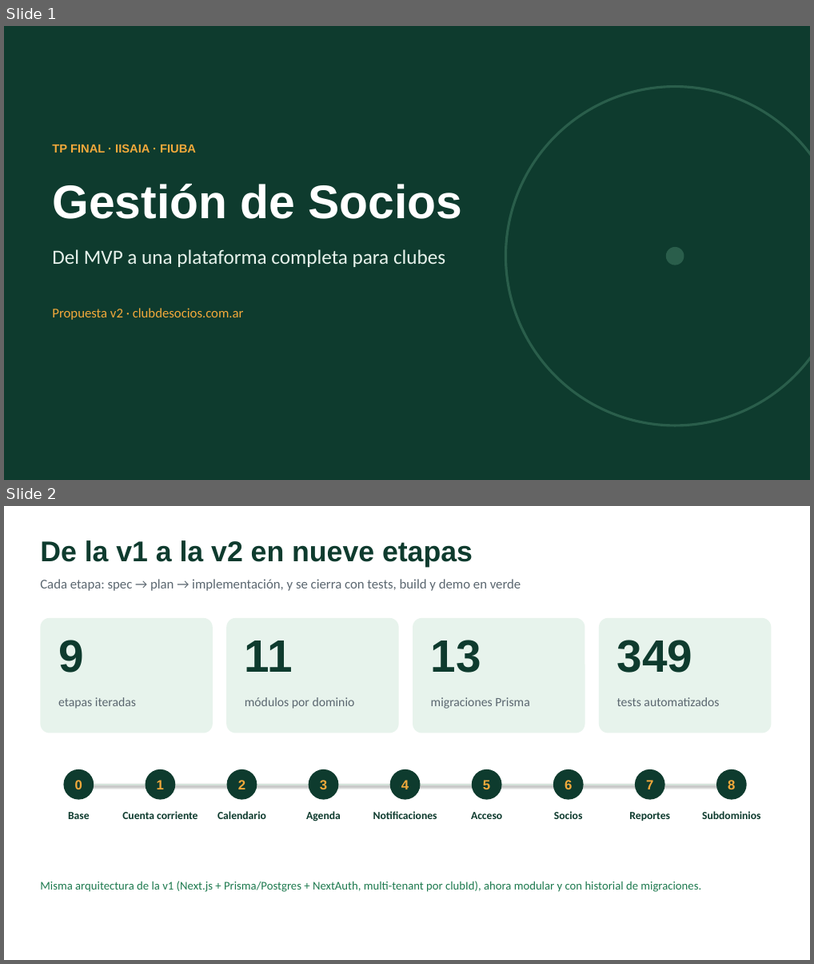
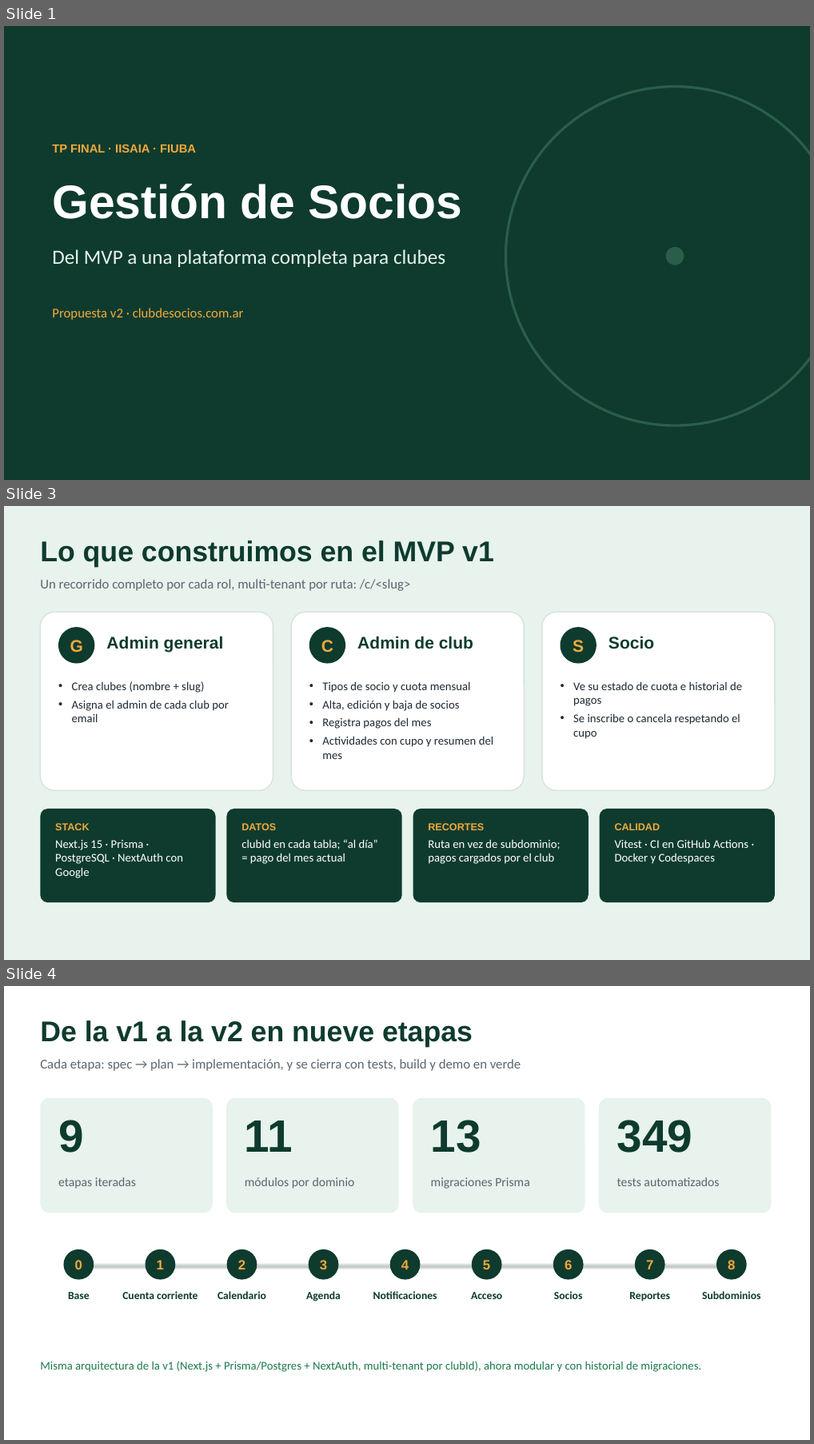
Before and after one commit to ivollonoc/IISAIA-TF, a slide deck: docs/presentacion-v2.pptx. Shown one above the other, each under a label of ours: slides 1 and 2 before the commit, slides 1, 3 and 4 after it; the slides between them are not shown. The pictures are 814x964 and 814x1444 pixels, drawn with LibreOffice and Linux fonts; fonts in the diff are those of the drawing. Boxes give left, top, right and bottom in pixels: in the first picture for what was removed or moved away, otherwise in the second. Text is boxed around its words. In the diff, an @@ line names an element or a change of style, - is before the commit and + after.

```diff
--- a/docs/presentacion-v2.pptx
+++ b/docs/presentacion-v2.pptx
@@ slide 3 added at [4,506,810,960], background #E7F3EC @@
@@ text added at [40,540,494,567], 34 pt, text #0E3B2E, bold @@
+Lo que construimos en el MVP v1
@@ text added at [40,579,410,591], 16 pt, text #5B6770 @@
+Un recorrido completo por cada rol, multi-tenant por ruta: /c/<slug>
@@ rounded rectangle added at [40,612,274,790], fill #FFFFFF, outline #D5E3DA 1.25 pt @@
@@ rounded rectangle added at [291,612,524,790], fill #FFFFFF, outline #D5E3DA 1.25 pt @@
@@ rounded rectangle added at [542,612,775,790], fill #FFFFFF, outline #D5E3DA 1.25 pt @@
@@ ellipse added at [58,627,94,664], fill #0E3B2E, 20 pt, text #F2A93B, bold @@
+G
@@ text added at [106,636,224,652], 20 pt, text #0E3B2E, bold @@
+Admin general
@@ ellipse added at [310,627,346,664], fill #0E3B2E, 20 pt, text #F2A93B, bold @@
+C
@@ text added at [358,636,474,649], 20 pt, text #0E3B2E, bold @@
+Admin de club
@@ ellipse added at [561,627,597,664], fill #0E3B2E, 20 pt, text #F2A93B, bold @@
+S
@@ text added at [609,636,654,649], 20 pt, text #0E3B2E, bold @@
+Socio
@@ text added at [72,681,229,722], 14 pt, text #1F2933 @@
+• Crea clubes (nombre + slug)
+• Asigna el admin de cada club por email
@@ text added at [322,681,494,759], 14 pt, text #1F2933 @@
+• Tipos de socio y cuota mensual
+• Alta, edición y baja de socios
+• Registra pagos del mes
+• Actividades con cupo y resumen del mes
@@ text added at [574,681,742,739], 14 pt, text #1F2933 @@
+• Ve su estado de cuota e historial de pagos
+• Se inscribe o cancela respetando el cupo
@@ rounded rectangle added at [40,808,216,902], fill #0E3B2E @@
@@ rounded rectangle added at [226,808,402,902], fill #0E3B2E @@
@@ rounded rectangle added at [414,808,589,902], fill #0E3B2E @@
@@ rounded rectangle added at [600,808,775,902], fill #0E3B2E @@
@@ text added at [55,823,183,878], 14 pt, text #FFFFFF @@
+STACK
+Next.js 15 · Prisma · PostgreSQL · NextAuth con Google
@@ text added at [242,823,378,864], 14 pt, text #FFFFFF @@
+DATOS
+clubId en cada tabla; “al día” = pago del mes actual
@@ text added at [428,823,561,864], 14 pt, text #FFFFFF @@
+RECORTES
+Ruta en vez de subdominio; pagos cargados por el club
@@ text added at [615,823,749,864], 14 pt, text #FFFFFF @@
+CALIDAD
+Vitest · CI en GitHub Actions · Docker y Codespaces
@@ what was slide 2 is now slide 4 @@
```
Also in this commit, not shown: 1 other slide added, 1 other file.
